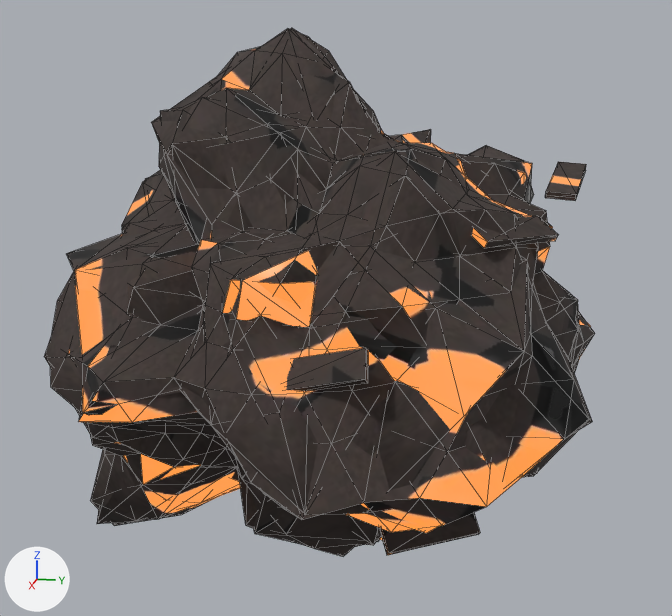
The glTF model tools/asset_factory/deliveries/parti1/sd_prop_lava.glb, before and after one commit.
One viewpoint serves both versions: a 50 mm camera at (1.405, 0.311, 0.337) aimed at (0.001, 0.03, -0.014). Arrows for +X, +Y and +Z are at lower left; the lights stay in place. The first picture is the older version. Mesh edges are drawn as thin lines. Where no turn or scale is listed for an object, it has been applied to the vertices. Vertices at exactly the same position are counted once.

Objects in the first picture: 'LOD0_body', 'LOD1_body'.
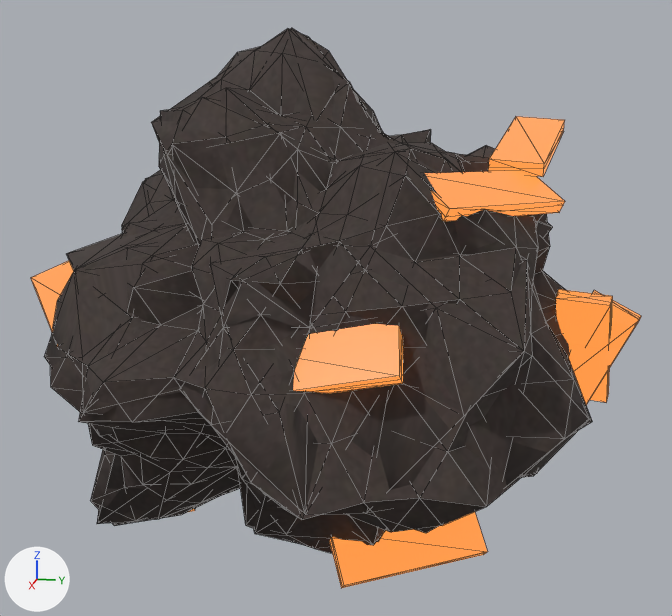
The newer file is also turned or shifted as a whole; pictures and numbers use the older file's frame.

Scene script edits in JSON lines:
```json
{"block": "me_lod0_body", "where": "# used by ob_lod0_body; location = (0.0, 0.0, 0.0)"}
{"op": "remove", "block": "me_lod0_body", "code": "me_lod0_body.from_pydata(...)  # 682 vertices, 1336 faces; spans x -0.5..0.5, y -0.437..0.437, z -0.41..0.41"}
{"op": "add", "block": "me_lod0_body", "code": "me_lod0_body.from_pydata(...)  # 722 vertices, 1389 faces; spans x -0.5..0.5, y -0.437..0.48, z -0.41..0.41"}
{"block": "me_lod0_body", "change": "me_lod0_body part 1: the loose piece of 8 vertices spanning x 0.188..0.313, y 0.244..0.358, z 0.139..0.172 is deleted"}
{"block": "me_lod0_body", "change": "me_lod0_body part 2: the loose piece of 8 vertices spanning x 0.385..0.428, y 0.018..0.151, z -0.022..0.041 is deleted"}
{"block": "me_lod0_body", "change": "me_lod0_body part 3: the loose piece of 8 vertices spanning x 0.244..0.335, y 0.147..0.278, z -0.255..-0.209 is deleted"}
{"block": "me_lod0_body", "change": "me_lod0_body part 4: the loose piece of 8 vertices spanning x -0.018..0.114, y 0.341..0.4, z 0.178..0.219 is deleted"}
{"block": "me_lod0_body", "change": "me_lod0_body part 5: 80 vertices added at x -0.428..0.428, y -0.409..0.48, z -0.34..0.283"}
{"block": "me_lod0_body", "change": "me_lod0_body part 6: 1280 kept faces spanning x -0.5..0.5, y -0.437..0.437, z -0.41..0.41 get new texture (UV) coordinates"}
{"block": "me_lod0_body", "change": "other edits to the shape of me_lod0_body do not show in these pictures"}
{"block": "me_lod1_body", "where": "# used by ob_lod1_body; location = (0.0, 0.0, 0.0)"}
{"op": "remove", "block": "me_lod1_body", "code": "me_lod1_body.from_pydata(...)  # 213 vertices, 397 faces; spans x -0.492..0.496, y -0.434..0.434, z -0.413..0.408"}
{"op": "add", "block": "me_lod1_body", "code": "me_lod1_body.from_pydata(...)  # 233 vertices, 416 faces; spans x -0.492..0.496, y -0.434..0.478, z -0.413..0.408"}
{"block": "me_lod1_body", "change": "me_lod1_body part 7"}
{"block": "me_lod1_body", "change": "12 vertices are removed from x -0.488..0.396, y -0.279..0.082, z -0.308..0.076"}
{"block": "me_lod1_body", "change": "51 faces are deleted"}
{"block": "me_lod1_body", "change": "49 vertices are added at x -0.477..0.422, y -0.408..0.478, z -0.337..0.277"}
{"block": "me_lod1_body", "change": "79 new faces join them"}
{"block": "me_lod1_body", "change": "me_lod1_body part 8: 337 kept faces spanning x -0.492..0.496, y -0.434..0.434, z -0.413..0.408 get new texture (UV) coordinates"}
{"block": "me_lod1_body", "change": "other edits to the shape of me_lod1_body do not show in these pictures"}
```

Where the change shows, as pixel boxes [x1, y1, x2, y2] in the pictures (672 x 616 px):
```json
{"object": "LOD0_body", "change": "reshaped", "before": [50, 28, 595, 557], "after": [31, 28, 641, 588], "on screen": "12% wider"}
{"object": "LOD1_body", "change": "reshaped", "before": [44, 29, 591, 547], "after": [44, 29, 589, 543]}
{"part": 1, "of": "me_lod0_body", "change": "deleted", "before": [472, 216, 558, 248]}
{"part": 2, "of": "me_lod0_body", "change": "deleted", "before": [286, 348, 368, 391]}
{"part": 3, "of": "me_lod0_body", "change": "deleted", "before": [379, 512, 480, 555]}
{"part": 4, "of": "me_lod0_body", "change": "deleted", "before": [545, 162, 586, 201]}
{"part": 5, "of": "me_lod0_body", "change": "added", "after": [31, 116, 641, 588]}
{"part": 6, "of": "me_lod0_body", "change": "surface changed", "before": [50, 47, 591, 554], "after": [50, 47, 591, 554]}
{"part": 7, "of": "me_lod1_body", "change": "reshaped", "before": [45, 264, 308, 524], "after": [45, 264, 308, 524]}
{"part": 8, "of": "me_lod1_body", "change": "surface changed", "before": [48, 71, 589, 543], "after": [48, 71, 589, 543]}
```
